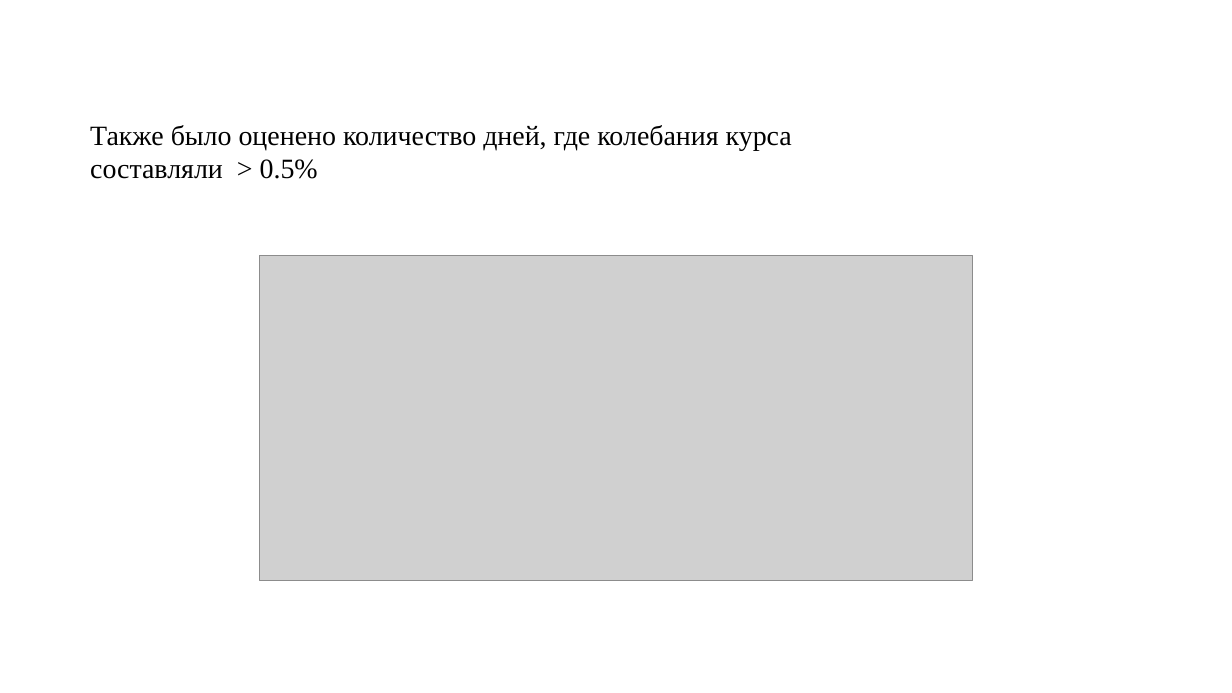
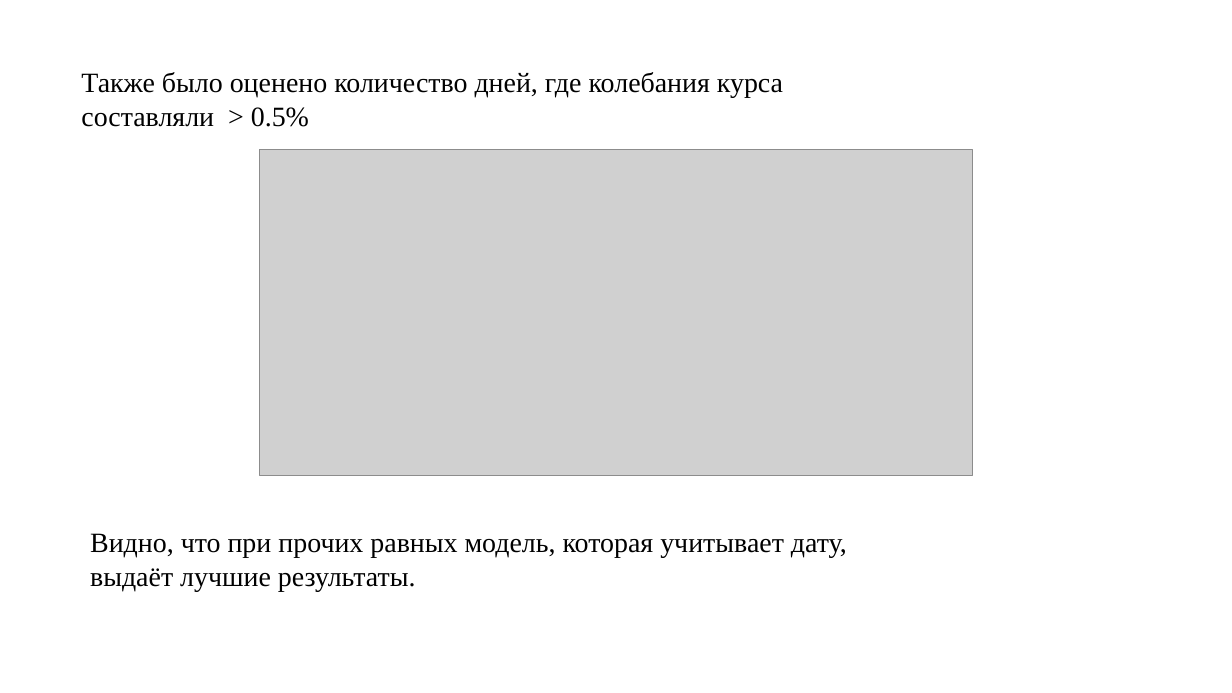
Before and after one commit to NOTfedos/neurorep, a slide deck: slide 11 of presa.pptx. Drawn at 1232x693 pixels with LibreOffice and Linux fonts; fonts in the diff are those of the drawing; grey boxes stand for pictures. Boxes give left, top, right and bottom in pixels: in the first picture for what was removed or moved away, otherwise in the second. Text is boxed around its words. In the diff, an @@ line names an element or a change of style, - is before the commit and + after.

```diff
--- a/presa.pptx
+++ b/presa.pptx
@@ text "Также было оценено количество дней, ...": place and size @@
-text "Также было оценено количество дней, ..." at [90, 125, 792, 179]
+text "Также было оценено количество дней, ..." at [81, 72, 783, 127]
@@ picture: place and size @@
-picture at [259, 255, 973, 580]
+picture at [259, 150, 973, 475]
@@ text added at [90, 533, 847, 591], 18 pt, text #000000 @@
+Видно, что при прочих равных модель, которая учитывает дату, выдаёт лучшие результаты.
```
Also in this commit, not shown: 4 other slides changed, 1 slide added, 1 slide removed, 3 other files.
